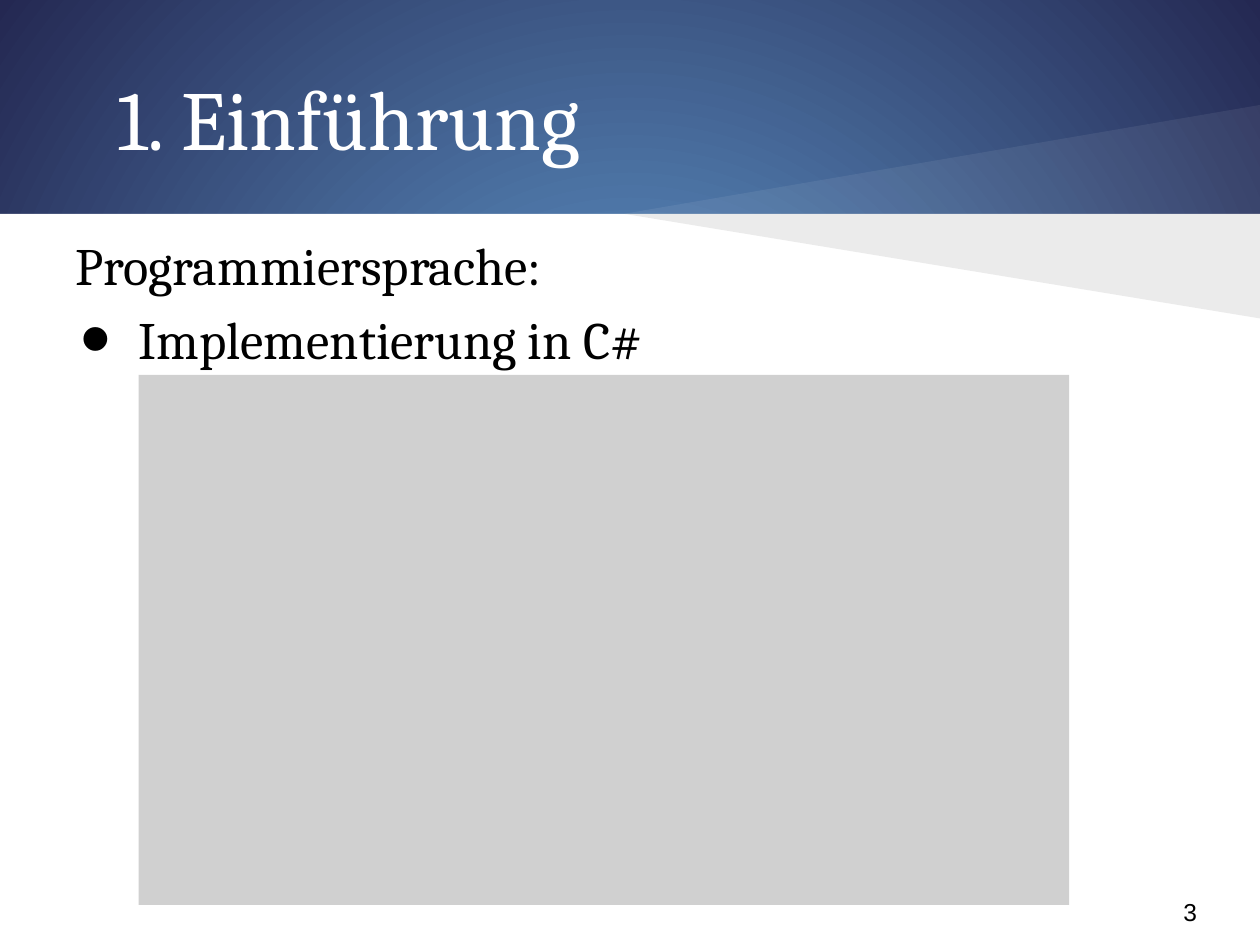
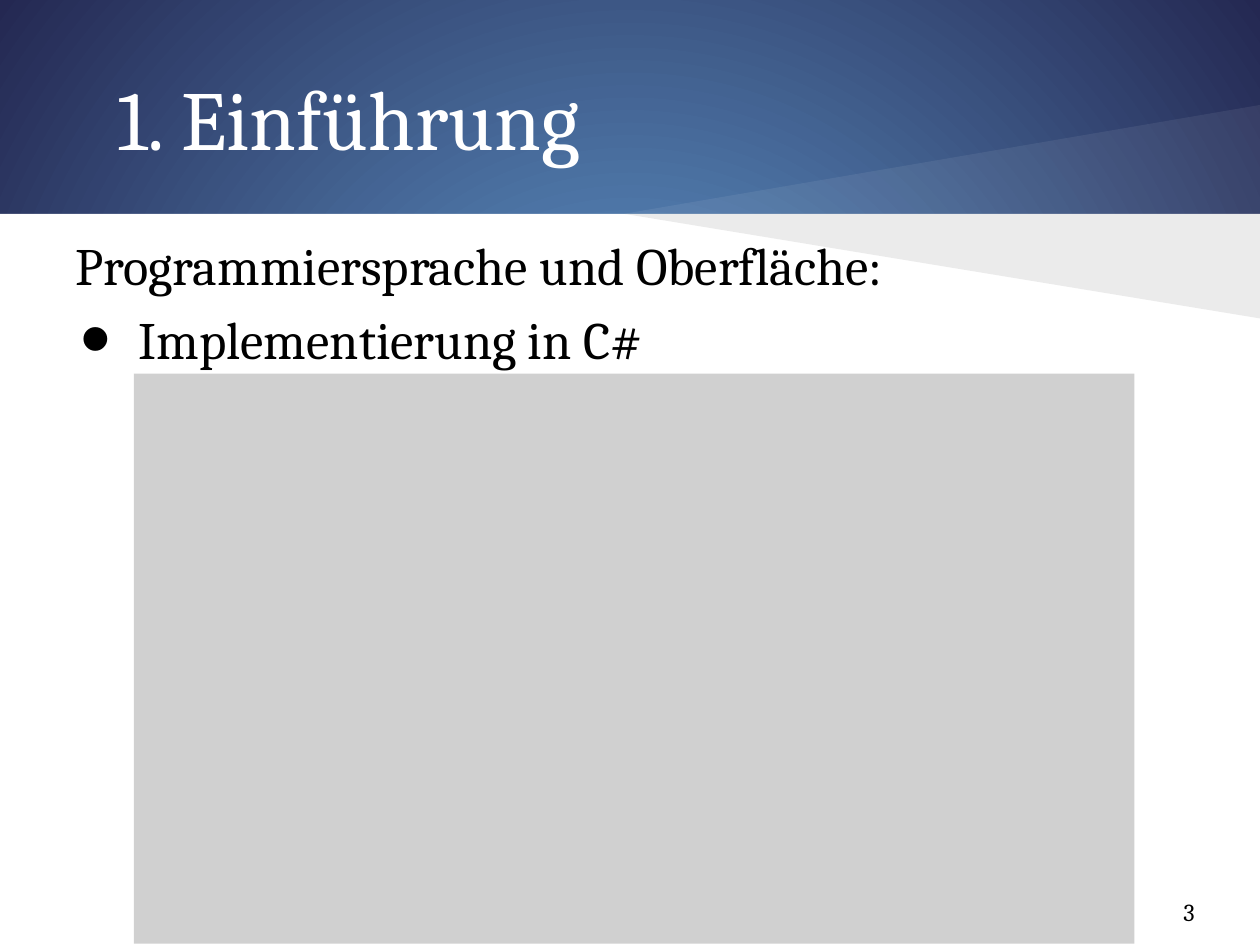
Before and after one commit to FalkoHilbert/evolotionaere-algorithmen, a slide deck: slide 3 of evolotionaereAlgorithmen/trunk/SystemOfEquations/Ergebnisse/Präsi/Einführung.pptx. Drawn at 1260x945 pixels with LibreOffice and Linux fonts; fonts in the diff are those of the drawing; grey boxes stand for pictures. Boxes give left, top, right and bottom in pixels: in the first picture for what was removed or moved away, otherwise in the second. Text is boxed around its words. In the diff, an @@ line names an element or a change of style, - is before the commit and + after.

```diff
--- a/evolotionaereAlgorithmen/trunk/SystemOfEquations/Ergebnisse/Präsi/Einführung.pptx
+++ b/evolotionaereAlgorithmen/trunk/SystemOfEquations/Ergebnisse/Präsi/Einführung.pptx
@@ text at (76, 247, 882, 296): text changed @@
-Programmiersprache:
+Programmiersprache und Oberfläche:
@@ picture: place and size @@
-picture at (139, 375, 1068, 906)
+picture at (134, 374, 1134, 944)
@@ page number at (1183, 904, 1194, 921): font Arial to Cambria @@
```
Also in this commit, not shown: 7 other slides changed, 3 slides added.
